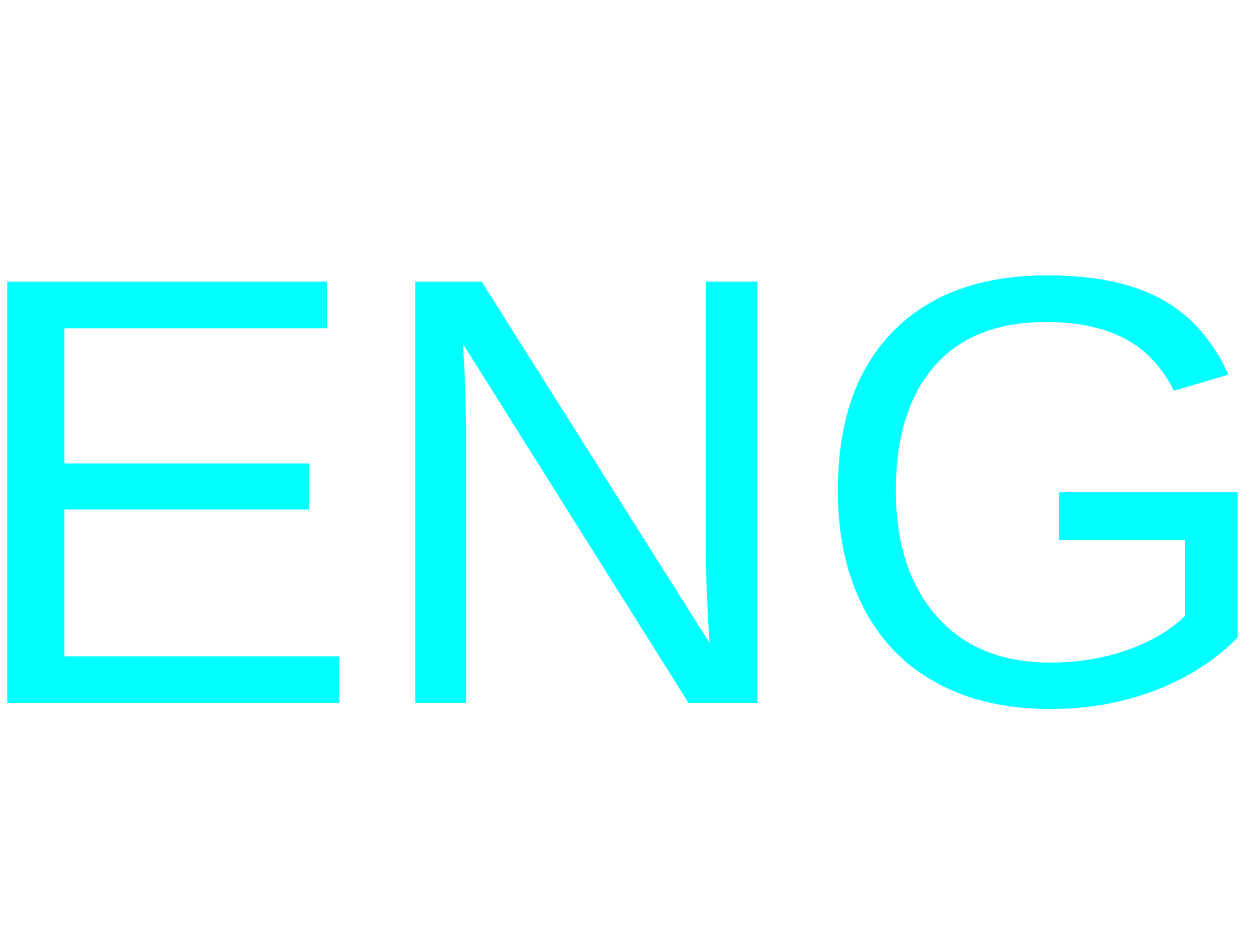
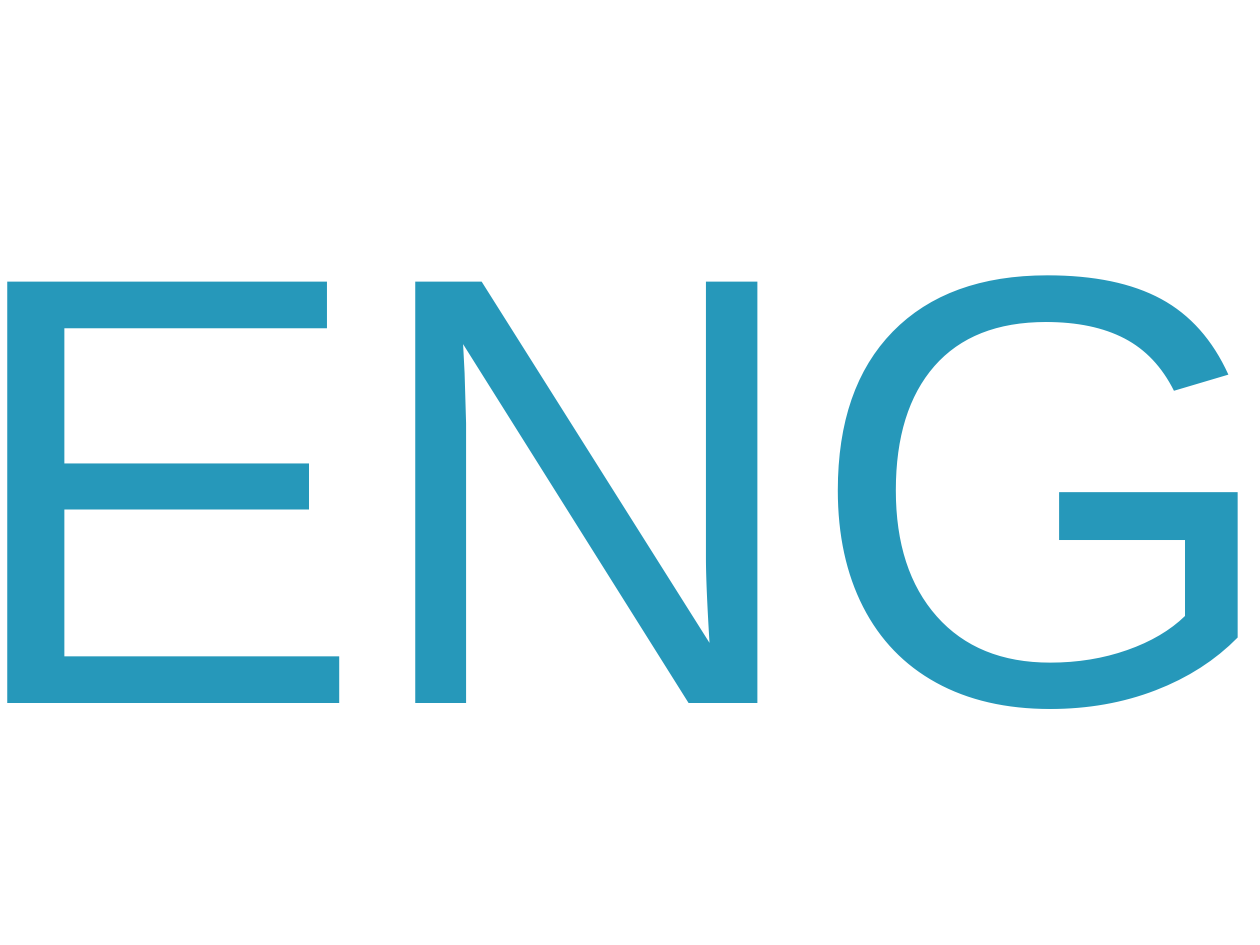
Before and after one commit to jiaye-wu/jiaye-wu.github.io, a slide deck: slide 1 of assets/img/flags/4x3/us.pptx. Drawn at 1260x945 pixels with LibreOffice and Linux fonts; fonts in the diff are those of the drawing. Boxes give left, top, right and bottom in pixels: in the first picture for what was removed or moved away, otherwise in the second. Text is boxed around its words. In the diff, an @@ line names an element or a change of style, - is before the commit and + after.

```diff
--- a/assets/img/flags/4x3/us.pptx
+++ b/assets/img/flags/4x3/us.pptx
@@ text "ENG" at box(0, 275, 1260, 709): text colour #00FFFF to #2698BA @@
```
Also in this commit, not shown: 5 other files.
